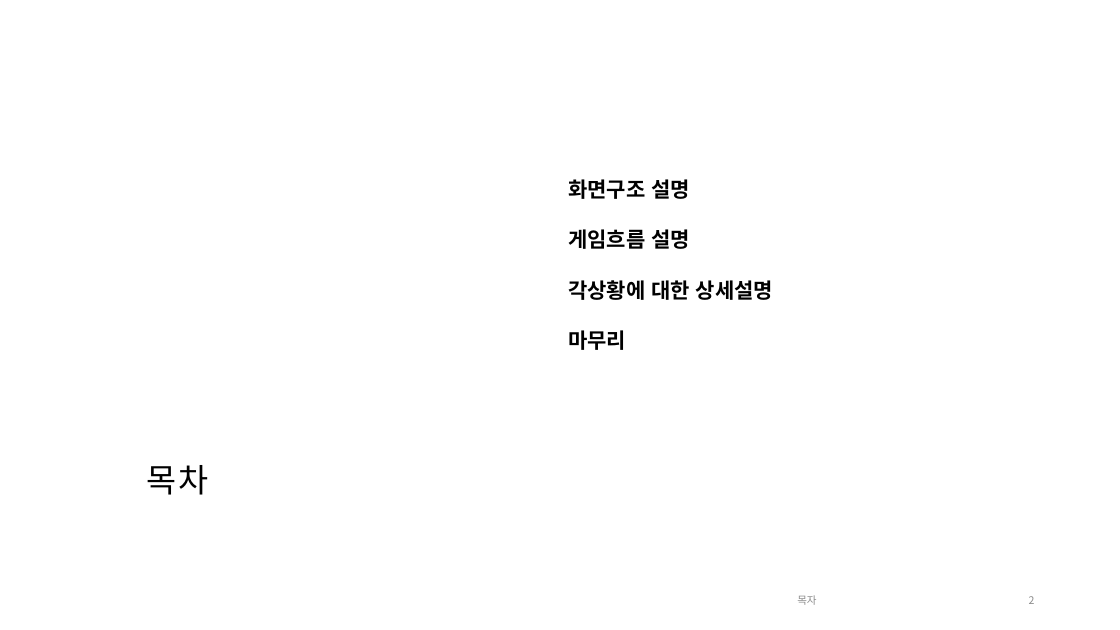
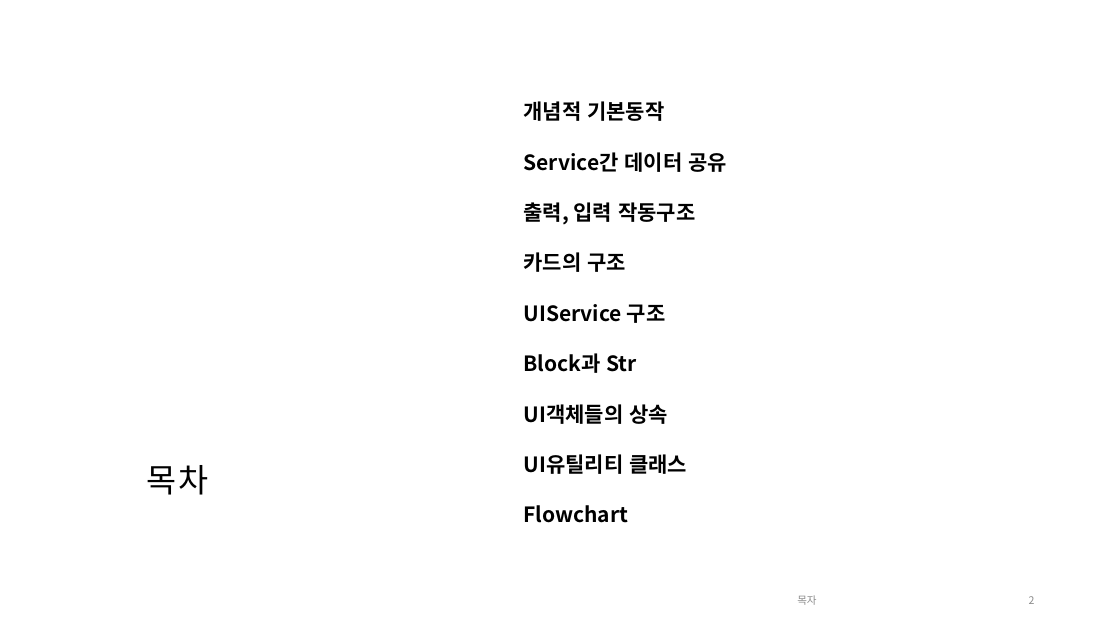
Before and after one commit to humi53/2023_10_BlackJackV2, a slide deck: slide 2 of document/블랙잭 프로그램 구조.pptx. Drawn at 1120x630 pixels with LibreOffice and Linux fonts; fonts in the diff are those of the drawing; background and template pictures are left out. Boxes give left, top, right and bottom in pixels: in the first picture for what was removed or moved away, otherwise in the second. Text is boxed around its words. In the diff, an @@ line names an element or a change of style, - is before the commit and + after.

Commit message:
문서 수정

```diff
--- a/document/블랙잭 프로그램 구조.pptx
+++ b/document/블랙잭 프로그램 구조.pptx
@@ text at [523,101,727,523]: text changed @@
-화면구조 설명
-게임흐름 설명
-각상황에 대한 상세설명
-마무리
+개념적 기본동작
+Service간 데이터 공유
+출력, 입력 작동구조
+카드의 구조
+UIService 구조
+Block과 Str
+UI객체들의 상속
+UI유틸리티 클래스
+Flowchart
```
